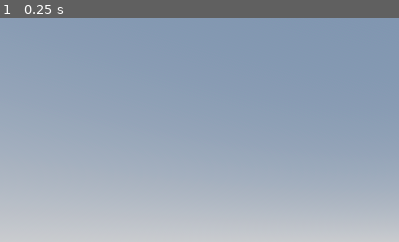
Above: before the commit, frame 1.
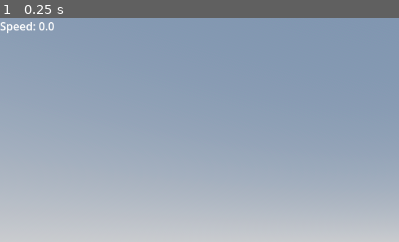
Above: after the commit, the same moment.

Repository: CE-Studio/floppingfluffs
Game: Godot game, scene res://node_3d.tscn
Two runs of this game, one before a commit and one after it. Both use one fixed random seed, a clock stepped at 60 frames per second and the inputs below.
Inputs:
- Up to frame 1 (0.25 s): no input
The pictures show only the part of the screen within x 0-50%, y 0-50%; the shares and areas given below are measured in that part.

The runs differ from the first frame. In frame 1, 0.3% of the frame differs, in the area x 0-14%, y 1-7%.

Commit message:
added debug menu
please clarence use this

Diff:
--- a/debug_menu.gd
+++ b/debug_menu.gd
@@ -1,11 +1,29 @@
 extends Control
 
+@onready var container: VBoxContainer = $VBoxContainer
 
+
+var watchers: Dictionary = {}
 # Called when the node enters the scene tree for the first time.
 func _ready() -> void:
 	pass # Replace with function body.
 
+func _process(delta: float) -> void:
+	for label in watchers.keys():
+		var data = watchers[label]
+		var text = data.get("getter").call()
+		data.get("label_node").text = "%s: %s" % [label, text]
 
-# Called every frame. 'delta' is the elapsed time since the previous frame.
-func _process(delta: float) -> void:
-	pass
+
+func Register(label: String, getter: Callable) -> void:
+	if watchers.has(label):
+		return;
+	var label_node: Label = Label.new()
+	label_node.name = label
+	label_node.text = "%s: ..." % label
+	container.add_child(label_node)
+
+	watchers[label] = {
+		"getter": getter,
+		"label_node": label_node
+	}
--- /dev/null
+++ b/debug_menu.tscn
@@ -0,0 +1,17 @@
+[gd_scene load_steps=2 format=3 uid="uid://4b2481mp56f8"]
+
+[ext_resource type="Script" uid="uid://bo7sqsmqcxhd1" path="res://debug_menu.gd" id="1_u3ugm"]
+
+[node name="DebugMenu" type="Control"]
+layout_mode = 3
+anchors_preset = 15
+anchor_right = 1.0
+anchor_bottom = 1.0
+grow_horizontal = 2
+grow_vertical = 2
+script = ExtResource("1_u3ugm")
+
+[node name="VBoxContainer" type="VBoxContainer" parent="."]
+layout_mode = 0
+offset_right = 40.0
+offset_bottom = 40.0
--- a/player_camera.gd
+++ b/player_camera.gd
@@ -13,6 +13,7 @@
 var damping: float = 10.0
 
 func _ready() -> void:
+	DebugMenu.Register("Speed", func(): return pivot_speed)
 	Input.mouse_mode = Input.MOUSE_MODE_VISIBLE
 
 
@@ -23,7 +24,8 @@
 	elif Input.is_action_just_released("zoom_out"):
 		pivot.spring_length = clamp(pivot.spring_length + .5, 2.0, 20.0)
 
-	pivot.rotation.y += lerpf(pivot_speed, 0, pivot_damp * delta)
+	pivot_speed = lerpf(pivot_speed, 0, pivot_damp * delta)
+	pivot.rotation.y += pivot_speed
 
 func _physics_process(delta: float) -> void:
 	if Input.is_action_just_pressed("grab"):
@@ -54,7 +56,7 @@
 	# Rotate camera pivot with mouse
 	if event is InputEventMouseMotion and Input.mouse_mode == Input.MOUSE_MODE_CAPTURED:
 		pivot_speed += -event.relative.x * mouse_sensitivity
-		rotation.x += -event.relative.y * mouse_sensitivity
+		#rotation.x += -event.relative.y * mouse_sensitivity
 		#rotation.x = clamp(rotation.x, deg_to_rad(-89), deg_to_rad(89))
 
 
--- a/player_camera.tscn
+++ b/player_camera.tscn
@@ -3,6 +3,7 @@
 [ext_resource type="Script" uid="uid://bpne6m8huvrr1" path="res://player_camera.gd" id="1_agiyq"]
 
 [node name="SpringArm3D" type="SpringArm3D"]
+transform = Transform3D(1, 0, 0, 0, 0.972031, 0.234854, 0, -0.234854, 0.972031, 0, 0, 0)
 collision_mask = 32
 spring_length = 10.0
 
--- a/project.godot
+++ b/project.godot
@@ -14,6 +14,10 @@
 run/main_scene="uid://bnrn1swk3ml1e"
 config/features=PackedStringArray("4.4", "Forward Plus")
 config/icon="res://icon.svg"
+
+[autoload]
+
+DebugMenu="*res://debug_menu.tscn"
 
 [input]
 
